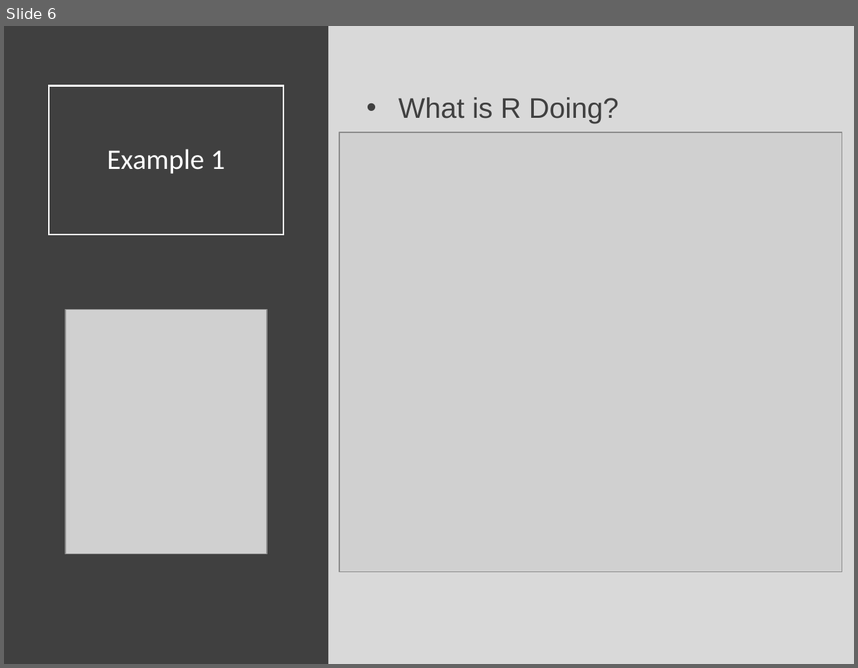
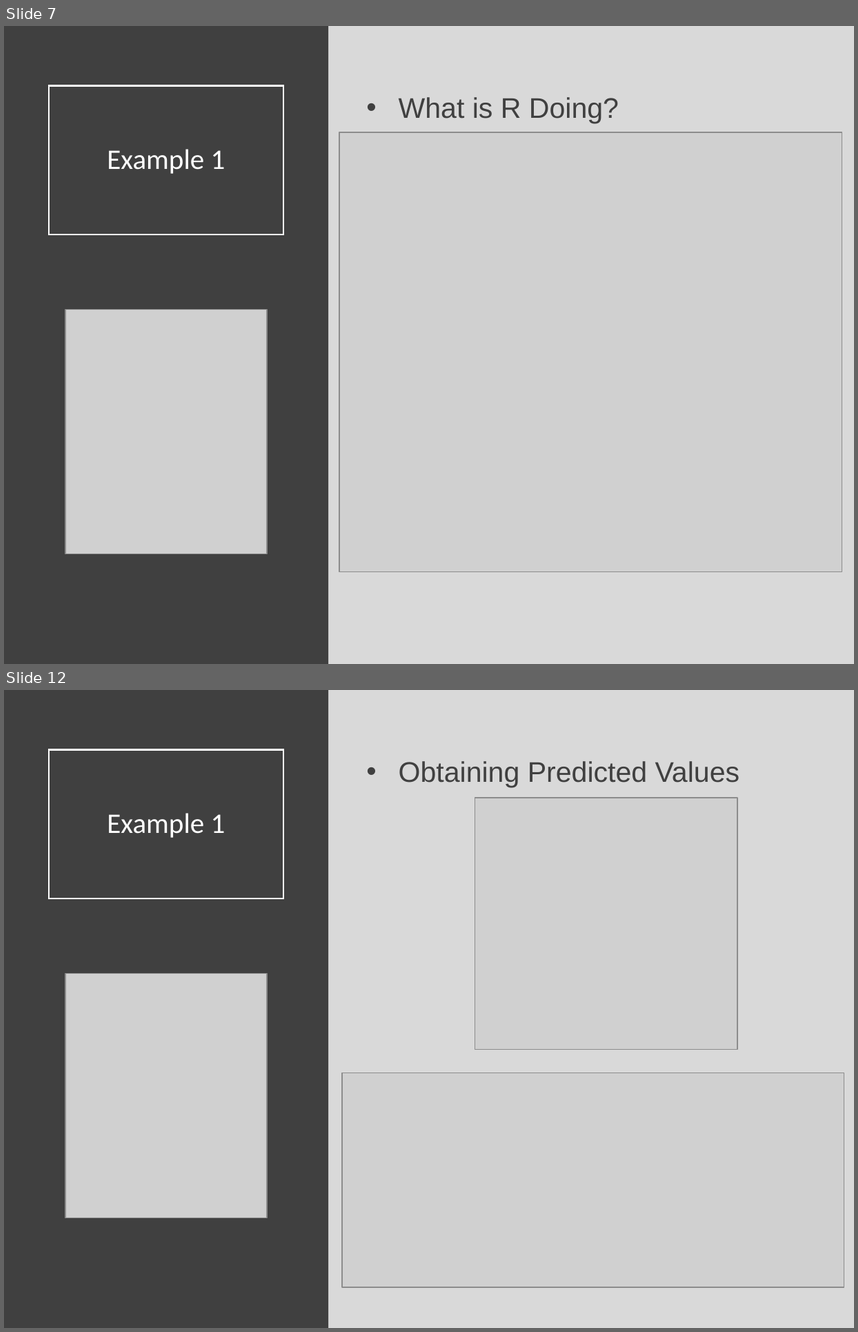
Before and after one commit to Yixf-Self/STOR320_WEBSITE, a slide deck: Lecture/Lecture 27/Lecture 27.pptx. Shown one above the other, each under a label of ours: slide 6 before the commit, slides 7 and 12 after it; the slides between them are not shown. The pictures are 858x668 and 858x1332 pixels, drawn with LibreOffice and Linux fonts; fonts in the diff are those of the drawing; grey boxes stand for pictures. Boxes give left, top, right and bottom in pixels: in the first picture for what was removed or moved away, otherwise in the second. Text is boxed around its words. In the diff, an @@ line names an element or a change of style, - is before the commit and + after.

```diff
--- a/Lecture/Lecture 27/Lecture 27.pptx
+++ b/Lecture/Lecture 27/Lecture 27.pptx
@@ slide 12 added at (4, 690, 854, 1328), background #D9D9D9 @@
@@ rectangle added at (4, 690, 329, 1328), fill #404040 @@
@@ title added at (49, 749, 283, 898), outline #FFFFFF 1.5 pt, 24 pt, text #FFFFFF @@
+Example 1
@@ text added at (399, 761, 740, 788), 24 pt, text #404040 @@
+• Obtaining Predicted Values
@@ picture added at (475, 798, 737, 1049) @@
@@ picture added at (65, 973, 267, 1217) @@
@@ picture added at (342, 1072, 844, 1287) @@
@@ what was slide 6 is now slide 7 @@
```
Also in this commit, not shown: 1 slide changed, 17 other slides added, 5 other files.
